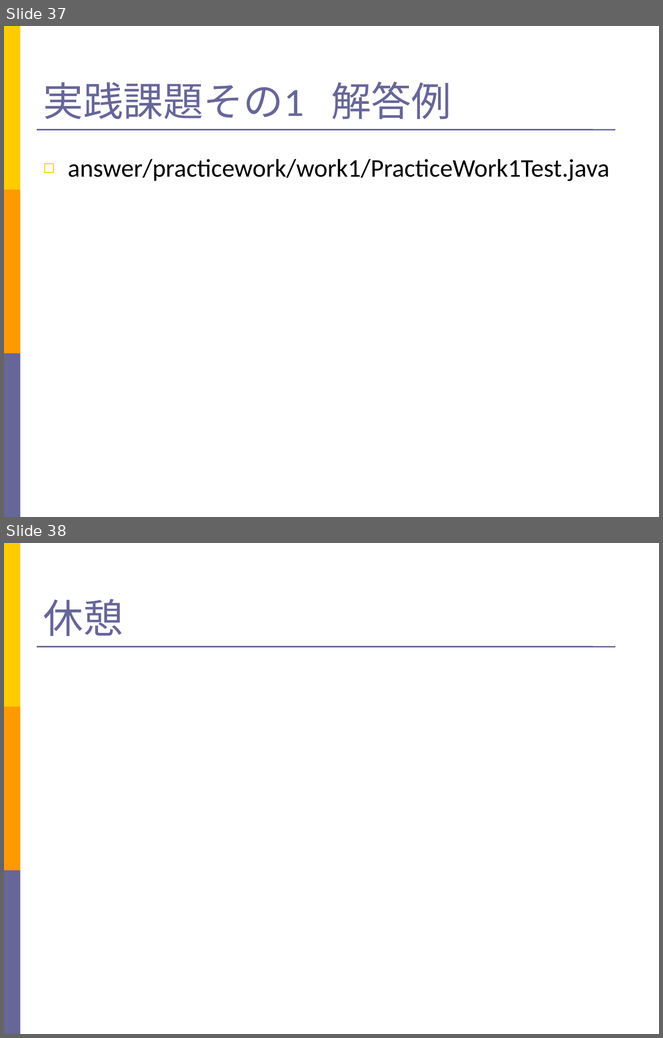
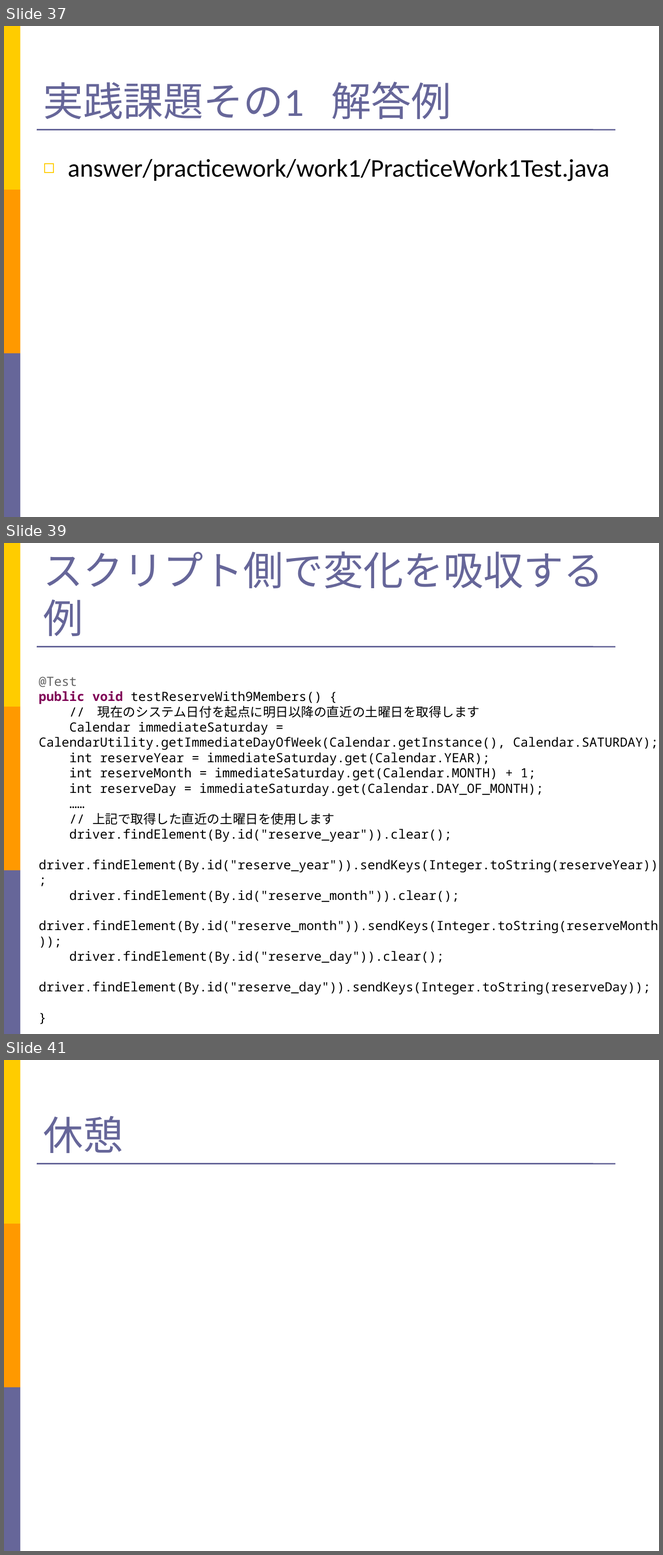
Before and after one commit to takuY-U2/STARHotel, a slide deck: docs/Slide.ppt. Shown one above the other, each under a label of ours: slides 37 and 38 before the commit, slides 37, 39 and 41 after it; the slides between them are not shown. The pictures are 663x1038 and 663x1555 pixels, drawn with LibreOffice and Linux fonts; fonts in the diff are those of the drawing. Boxes give left, top, right and bottom in pixels: in the first picture for what was removed or moved away, otherwise in the second. Text is boxed around its words. In the diff, an @@ line names an element or a change of style, - is before the commit and + after.

Commit message:
add robust test

```diff
--- a/docs/Slide.ppt
+++ b/docs/Slide.ppt
@@ slide 39 added at (4,543,659,1034), background #FFFFFF; not listed: 4 template elements that a slide beside it also shows @@
@@ title added at (44,551,604,636), 44 pt, text #666699 @@
+スクリプト側で変化を吸収する例
@@ text added at (39,677,659,995), 14 pt, text #000000 @@
+@Test
+public void testReserveWith9Members() {
+// 現在のシステム日付を起点に明日以降の直近の土曜日を取得します
+Calendar immediateSaturday = CalendarUtility.getImmediateDayOfWeek(Calendar.getInstance(), Calendar.SATURDAY);
+int reserveYear = immediateSaturday.get(Calendar.YEAR);
+int reserveMonth = immediateSaturday.get(Calendar.MONTH) + 1;
+int reserveDay = immediateSaturday.get(Calendar.DAY_OF_MONTH);
+……
+// 上記で取得した直近の土曜日を使用します
+driver.findElement(By.id("reserve_year")).clear();
+driver.findElement(By.id("reserve_year")).sendKeys(Integer.toString(reserveYear));
+driver.findElement(By.id("reserve_month")).clear();
+driver.findElement(By.id("reserve_month")).sendKeys(Integer.toString(reserveMonth));
+driver.findElement(By.id("reserve_day")).clear();
+driver.findElement(By.id("reserve_day")).sendKeys(Integer.toString(reserveDay));
+}
@@ what was slide 38 is now slide 41 @@
```
Also in this commit, not shown: 2 other slides added, 4 other files.
